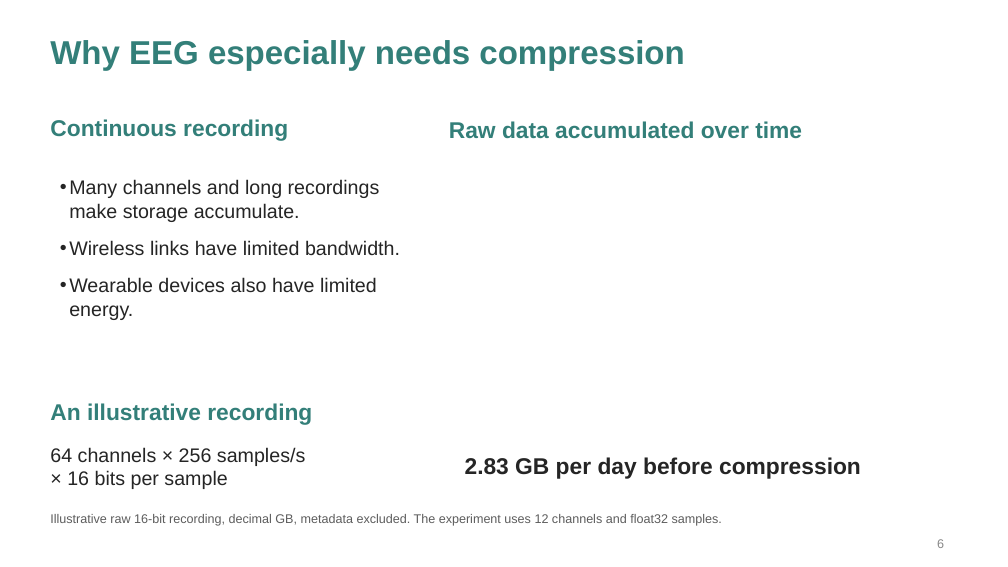
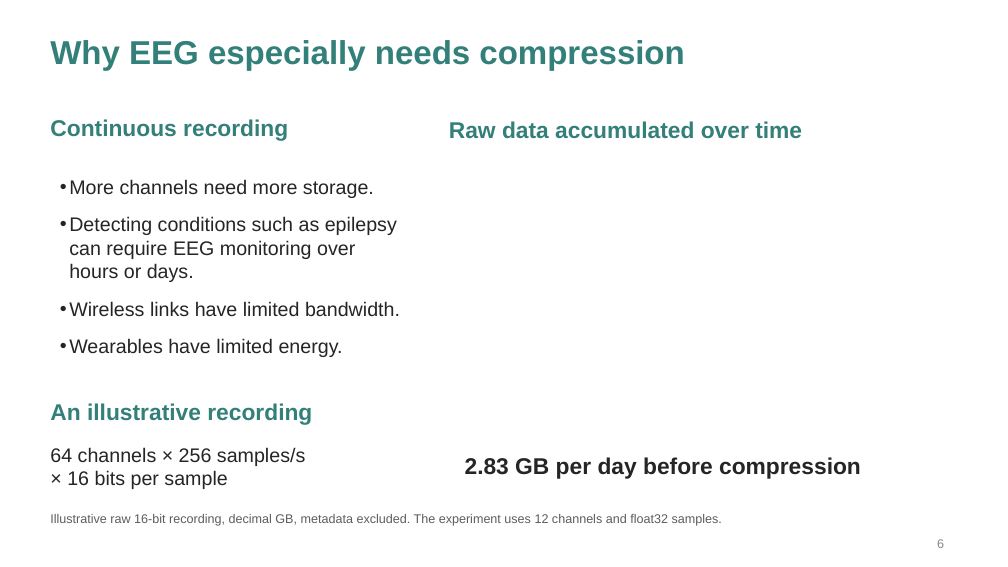
Before and after one commit to Deb044/DataCompression, a slide deck: slide 6 of output/presentation/every-bit-of-the-brain.pptx. Drawn at 1008x567 pixels with LibreOffice and Linux fonts; fonts in the diff are those of the drawing. Boxes give left, top, right and bottom in pixels: in the first picture for what was removed or moved away, otherwise in the second. Text is boxed around its words. In the diff, an @@ line names an element or a change of style, - is before the commit and + after.

Commit message:
slides: motivate prolonged EEG monitoring and expand SSVEP

```diff
--- a/output/presentation/every-bit-of-the-brain.pptx
+++ b/output/presentation/every-bit-of-the-brain.pptx
@@ text at [69,179,397,282]: text changed @@
-• Many channels and long recordings make storage accumulate.
+• More channels need more storage.
+• Detecting conditions such as epilepsy can require EEG monitoring over hours or days.
@@ text at [69,338,343,357]: text changed @@
-• Wearable devices also have limited energy.
+• Wearables have limited energy.
```
Also in this commit, not shown: 2 other slides changed, 3 other files.
